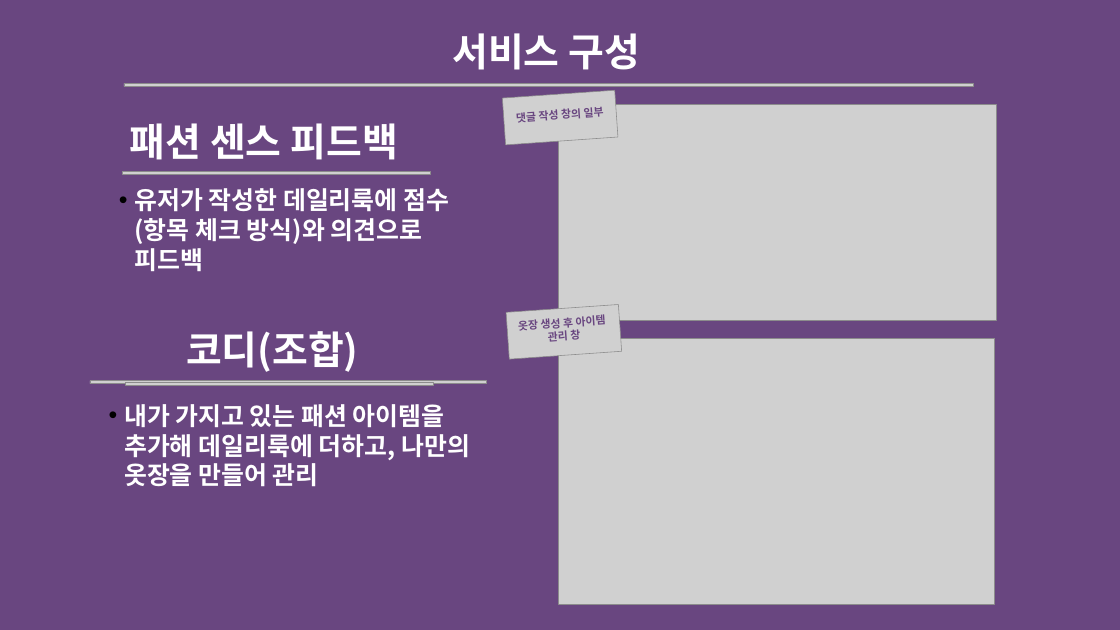
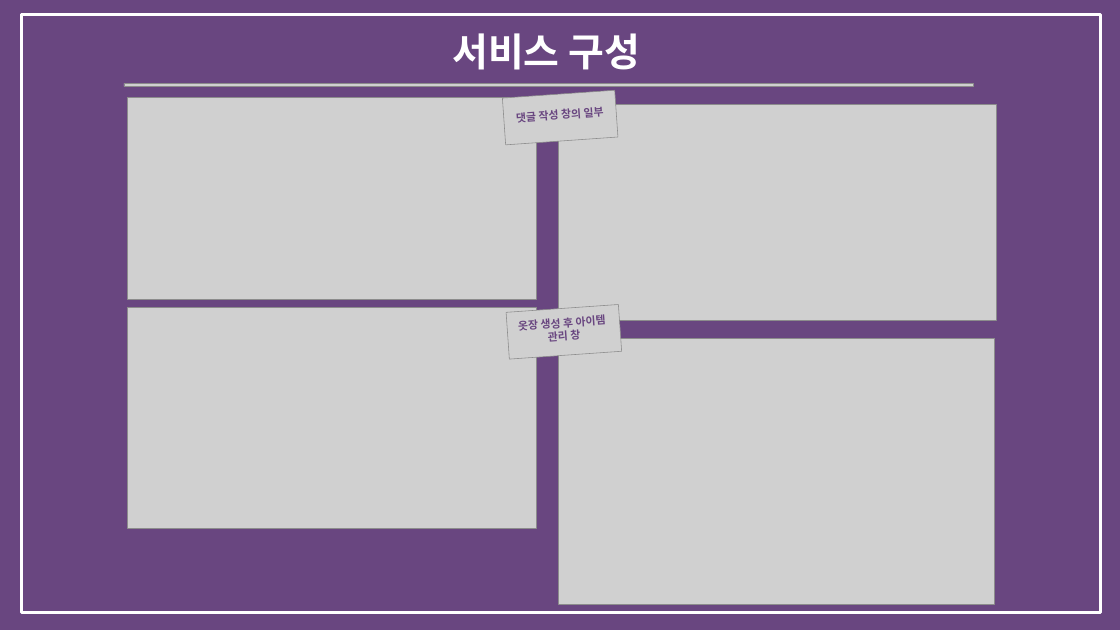
Before and after one commit to bitnarii/YMPM, a slide deck: slide 8 of 기획서/5조 Fit-back.pptx (slide 7 before the commit). Drawn at 1120x630 pixels with LibreOffice and Linux fonts; fonts in the diff are those of the drawing; grey boxes stand for pictures. Boxes give left, top, right and bottom in pixels: in the first picture for what was removed or moved away, otherwise in the second. Text is boxed around its words. In the diff, an @@ line names an element or a change of style, - is before the commit and + after.

Commit message:
ppt내용 업데이트(스와트 추가, 디자인 수정)

```diff
--- a/기획서/5조 Fit-back.pptx
+++ b/기획서/5조 Fit-back.pptx
@@ rectangle added at (x1=21, y1=15, x2=1100, y2=613), outline #FFFFFF 4.5 pt @@
@@ picture added at (x1=128, y1=97, x2=536, y2=299) @@
@@ text removed at (x1=130, y1=123, x2=397, y2=160) @@
-패션 센스 피드백
@@ picture removed at (x1=123, y1=171, x2=431, y2=174) @@
@@ text removed at (x1=134, y1=188, x2=449, y2=271) @@
-• 유저가 작성한 데일리룩에 점수(항목 체크 방식)와 의견으로 피드백
@@ picture added at (x1=128, y1=307, x2=536, y2=528) @@
@@ text removed at (x1=186, y1=331, x2=359, y2=372) @@
-코디(조합)
@@ picture removed at (x1=90, y1=381, x2=487, y2=384) @@
@@ picture removed at (x1=125, y1=382, x2=433, y2=385) @@
@@ text removed at (x1=124, y1=404, x2=470, y2=487) @@
-• 내가 가지고 있는 패션 아이템을 추가해 데일리룩에 더하고, 나만의 옷장을 만들어 관리
```
Also in this commit, not shown: 3 other slides changed, 1 slide added.
